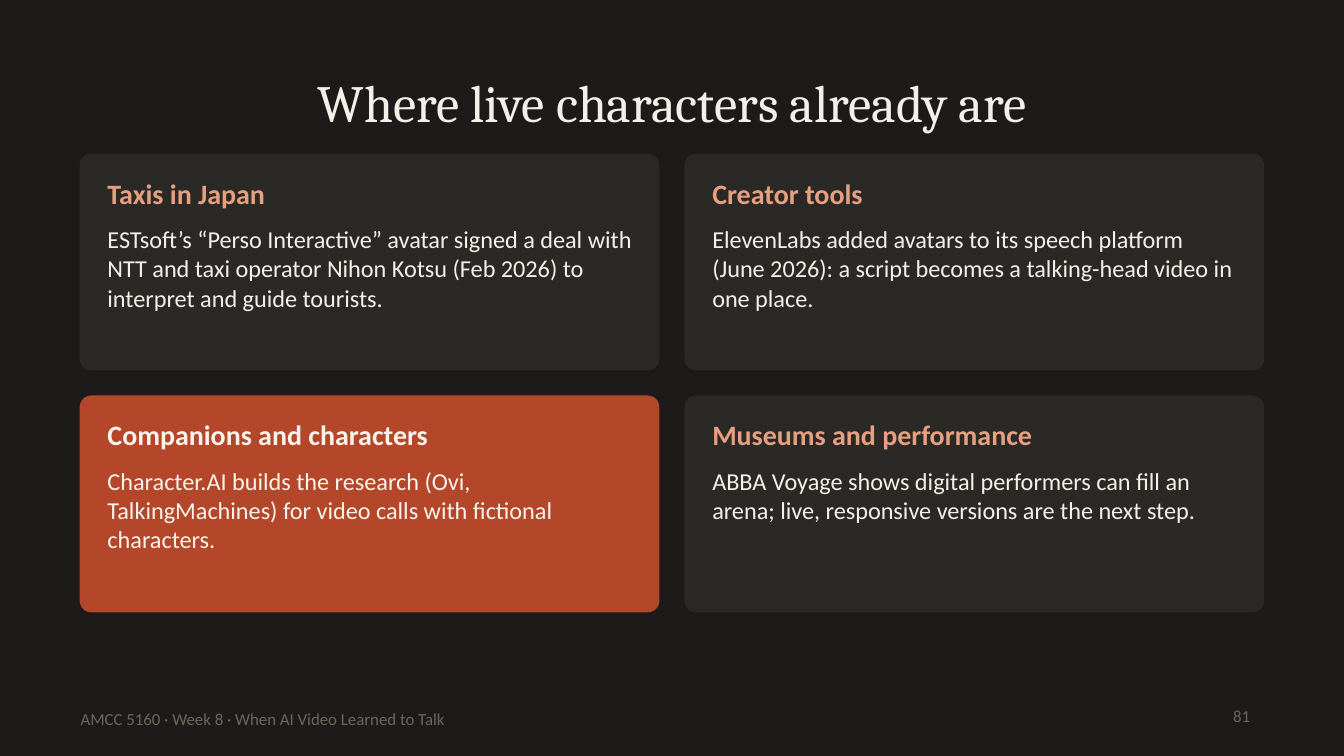
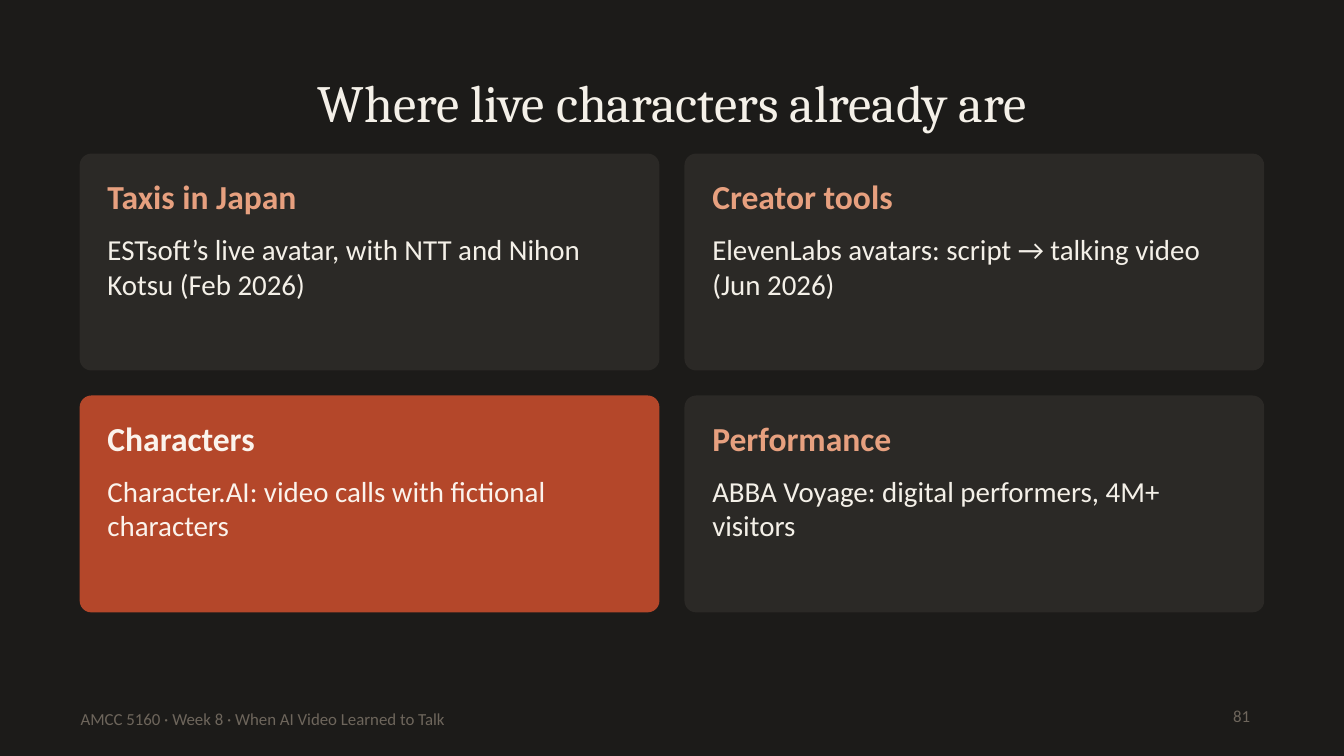
Before and after one commit to leehomyc/leehomyc.github.io, a slide deck: slide 81 of amcc5160/lecture-08/downloads/Lecture08_Slides.pptx. Drawn at 1344x756 pixels with LibreOffice and Linux fonts; fonts in the diff are those of the drawing. Boxes give left, top, right and bottom in pixels: in the first picture for what was removed or moved away, otherwise in the second. Text is boxed around its words. In the diff, an @@ line names an element or a change of style, - is before the commit and + after.

```diff
--- a/amcc5160/lecture-08/downloads/Lecture08_Slides.pptx
+++ b/amcc5160/lecture-08/downloads/Lecture08_Slides.pptx
@@ text "Taxis in Japan" at [107,185,296,215]: size 15 to 18 pt @@
@@ text "Creator tools" at [712,185,893,210]: size 15 to 18 pt @@
@@ text at [107,239,580,299]: text changed; size 13 to 15.5 pt @@
-ESTsoft’s “Perso Interactive” avatar signed a deal with NTT and taxi operator Nihon Kotsu (Feb 2026) to interpret and guide tourists.
+ESTsoft’s live avatar, with NTT and Nihon Kotsu (Feb 2026)
@@ text at [712,240,1199,299]: text changed; size 13 to 15.5 pt @@
-ElevenLabs added avatars to its speech platform (June 2026): a script becomes a talking-head video in one place.
+ElevenLabs avatars: script → talking video (Jun 2026)
@@ text at [107,427,254,452]: text changed; size 15 to 18 pt @@
-Companions and characters
+Characters
@@ text at [712,427,891,452]: text changed; size 15 to 18 pt @@
-Museums and performance
+Performance
@@ text at [107,482,546,536]: text changed; size 13 to 15.5 pt @@
-Character.AI builds the research (Ovi, TalkingMachines) for video calls with fictional characters.
+Character.AI: video calls with fictional characters
@@ text at [712,482,1160,536]: text changed; size 13 to 15.5 pt @@
-ABBA Voyage shows digital performers can fill an arena; live, responsive versions are the next step.
+ABBA Voyage: digital performers, 4M+ visitors
```
Also in this commit, not shown: 30 other slides changed, 1 slide added, 1 slide removed, 39 other files.
